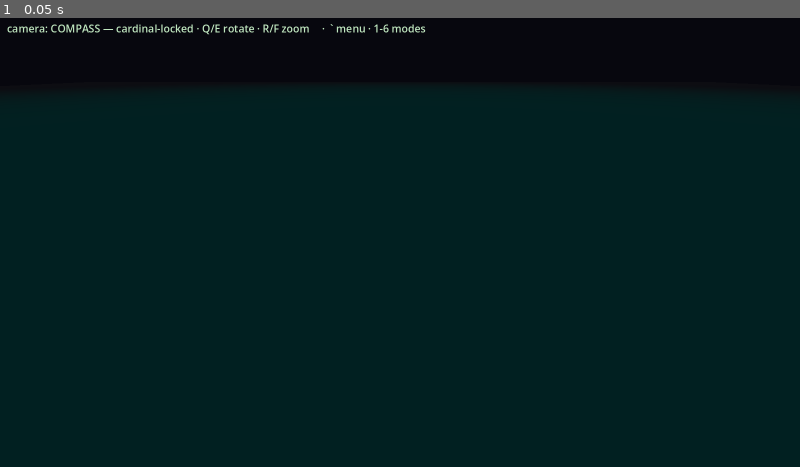
Above: before the commit, frame 1.
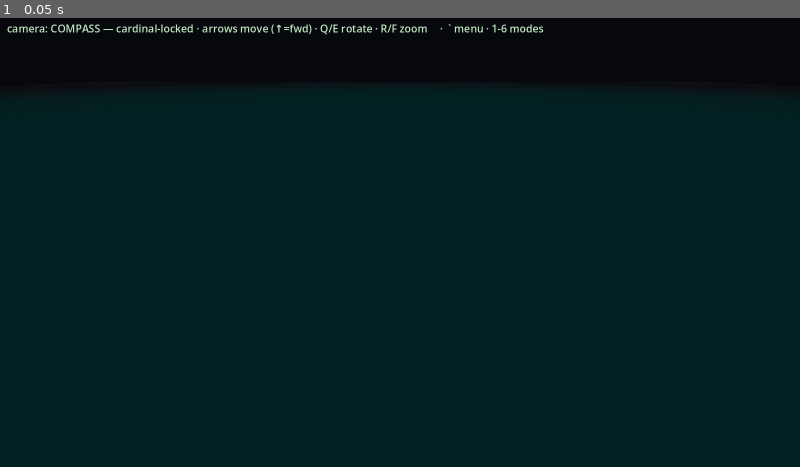
Above: after the commit, the same moment.

Repository: DazzlingDukeOfLazers/raves-of-qud
Game: Godot game, scene res://Main.tscn
Two runs of this game, one before a commit and one after it. Both use one fixed random seed, a clock stepped at 60 frames per second and the inputs below.
Inputs:
- Up to frame 1 (0.05 s): no input

The runs differ from the first frame. In frame 1, 0.4% of the frame differs, in the area x 25-68%, y 1-4%.

Commit message:
Camera-relative movement: arrows are "up = forward", not absolute north
Arrow keys now move the player relative to the camera heading instead of
mapping straight to compass north/south/east/west. _move_relative() takes the
camera's ground-plane heading (compass_dir, or _facing in FOLLOW), builds the
screen-space intent, rotates it into world space, and snaps to Qud's 8-way grid
via _dir_to_compass(). So "up" is always forward on screen, whichever way the
camera faces.

FIRST-PERSON turns in place: L/R rotate the heading 45deg, Shift+L/R strafe,
up/down walk forward/back. Numpad stays absolute 8-way as a precise fallback.
Mode labels updated to show the new controls.

Co-Authored-By: Claude Opus 4.8 <noreply@anthropic.com>

Diff:
--- a/godot/Main.gd
+++ b/godot/Main.gd
@@ -504,6 +504,42 @@
 	if move.length() > 0.001:
 		_free_eye += move.normalized() * FLY_SPEED * dt
 
+# --- camera-relative movement (the Godot -> Qud control translation) ---------
+# The player moves in Qud's absolute 8-way compass, but the arrow keys mean
+# directions relative to the CAMERA — "up" is forward on screen no matter which
+# way the camera faces. We take the camera's ground-plane heading, build the
+# screen-space intent (forward/back/strafe), rotate it into world space, and snap
+# to the nearest compass name before sending it to the bridge.
+
+## The direction the camera looks ALONG on the ground plane, per mode. FOLLOW
+## trails your last step; COMPASS / FIRST_PERSON use the locked compass heading.
+func _camera_heading() -> Vector3:
+	var h: Vector3 = _facing3() if _mode == CamMode.FOLLOW else _compass_dir()
+	h.y = 0.0
+	if h.length() < 0.001:
+		return Vector3(0, 0, 1)   # default: south (matches _facing seed)
+	return h.normalized()
+
+## Snap a world ground vector to the nearest of Qud's 8 compass directions.
+## +x = east, +z = south (Godot z mirrors Qud's south-growing y). Angle 0 = East,
+## increasing toward South; 45° sectors.
+func _dir_to_compass(v: Vector3) -> String:
+	var idx: int = int(round(atan2(v.z, v.x) / (PI / 4.0))) & 7
+	return ["E", "SE", "S", "SW", "W", "NW", "N", "NE"][idx]
+
+## Move the player relative to the camera. `intent` is (strafe, forward) in screen
+## space: (0,1)=forward, (0,-1)=back, (1,0)=right, (-1,0)=left.
+func _move_relative(intent: Vector2) -> void:
+	var h := _camera_heading()
+	var right := h.cross(Vector3.UP)   # camera/body right (world space)
+	if right.length() < 0.001:
+		right = Vector3(1, 0, 0)
+	right = right.normalized()
+	var v := h * intent.y + right * intent.x
+	if v.length() < 0.001:
+		return
+	client.send_command("move", {"dir": _dir_to_compass(v.normalized())})
+
 func _set_mode(m: int) -> void:
 	if m == _mode:
 		return
@@ -700,9 +736,9 @@
 	_update_mode_label()
 
 const _MODE_NAMES := {
-	CamMode.COMPASS: "COMPASS — cardinal-locked · Q/E rotate · R/F zoom",
-	CamMode.FOLLOW: "FOLLOW — trails your heading · R/F zoom",
-	CamMode.FIRST_PERSON: "FIRST-PERSON",
+	CamMode.COMPASS: "COMPASS — cardinal-locked · arrows move (↑=fwd) · Q/E rotate · R/F zoom",
+	CamMode.FOLLOW: "FOLLOW — trails your heading · arrows move (↑=fwd) · R/F zoom",
+	CamMode.FIRST_PERSON: "FIRST-PERSON — ↑↓ move · ←→ turn · Shift+←→ strafe",
 	CamMode.CINEMATIC: "CINEMATIC — frames you + selected tile",
 	CamMode.MOUSE: "ORBIT — drag around the selected tile",
 	CamMode.KEYBOARD: "FLY — WASD move, arrows aim",
@@ -807,15 +843,31 @@
 		# in KEYBOARD mode the arrows drive the camera, not the player
 		if _mode == CamMode.KEYBOARD:
 			return
-		match event.keycode:
-			KEY_UP, KEY_KP_8:    client.send_command("move", {"dir": "N"})
-			KEY_DOWN, KEY_KP_2:  client.send_command("move", {"dir": "S"})
-			KEY_LEFT, KEY_KP_4:  client.send_command("move", {"dir": "W"})
-			KEY_RIGHT, KEY_KP_6: client.send_command("move", {"dir": "E"})
-			KEY_KP_7:            client.send_command("move", {"dir": "NW"})
-			KEY_KP_9:            client.send_command("move", {"dir": "NE"})
-			KEY_KP_1:            client.send_command("move", {"dir": "SW"})
-			KEY_KP_3:            client.send_command("move", {"dir": "SE"})
+			# Arrows move the PLAYER relative to the camera heading — "up" is always
+			# forward on screen, whichever way the camera faces (the Godot->Qud
+			# translation). Numpad stays ABSOLUTE 8-way compass as a precise fallback.
+			# FIRST-PERSON turns in place on L/R (Shift+L/R strafes) instead of moving.
+			match event.keycode:
+				KEY_UP:    _move_relative(Vector2(0, 1))    # forward
+				KEY_DOWN:  _move_relative(Vector2(0, -1))   # back
+				KEY_LEFT:
+					if _mode == CamMode.FIRST_PERSON and not event.shift_pressed:
+						_compass_yaw += PI * 0.25            # turn left 45°
+					else:
+						_move_relative(Vector2(-1, 0))       # strafe left
+				KEY_RIGHT:
+					if _mode == CamMode.FIRST_PERSON and not event.shift_pressed:
+						_compass_yaw -= PI * 0.25            # turn right 45°
+					else:
+						_move_relative(Vector2(1, 0))        # strafe right
+				KEY_KP_8: client.send_command("move", {"dir": "N"})
+				KEY_KP_2: client.send_command("move", {"dir": "S"})
+				KEY_KP_4: client.send_command("move", {"dir": "W"})
+				KEY_KP_6: client.send_command("move", {"dir": "E"})
+				KEY_KP_7: client.send_command("move", {"dir": "NW"})
+				KEY_KP_9: client.send_command("move", {"dir": "NE"})
+				KEY_KP_1: client.send_command("move", {"dir": "SW"})
+				KEY_KP_3: client.send_command("move", {"dir": "SE"})
 	elif event is InputEventMouseButton:
 		match event.button_index:
 			MOUSE_BUTTON_LEFT:
